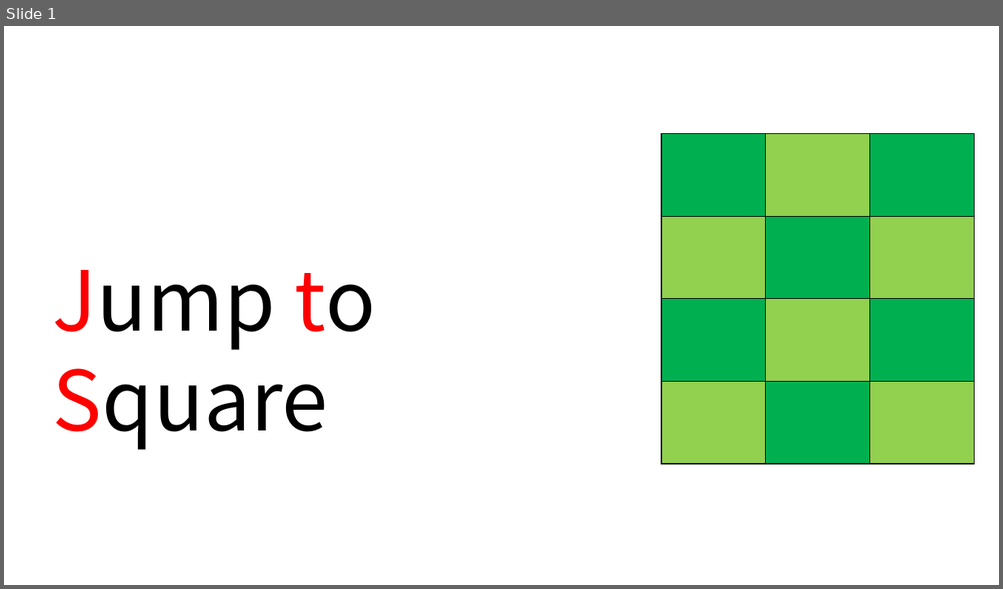
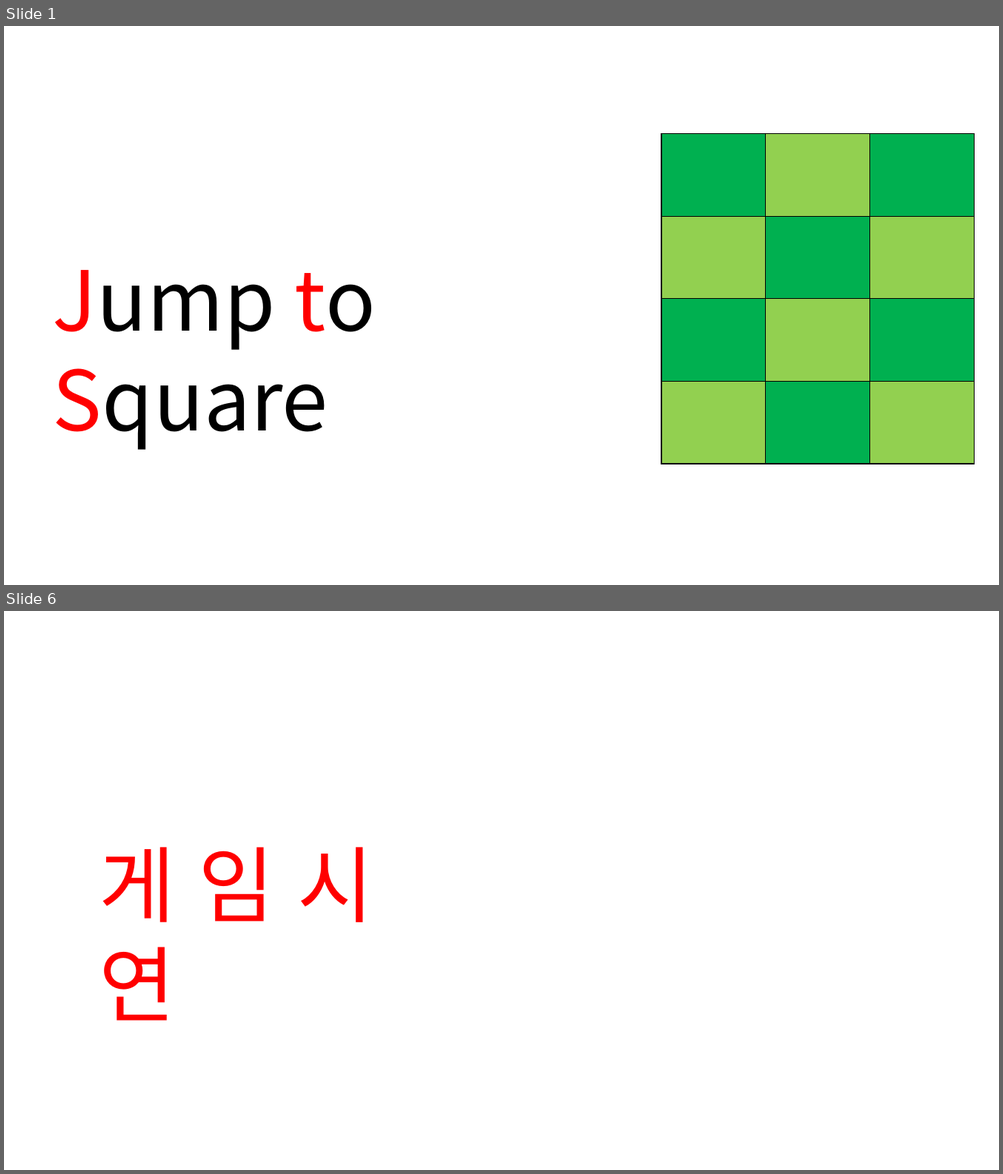
Before and after one commit to ssunine21/2DGP_2015180050, a slide deck: 2차발표자료.pptx. Shown one above the other, each under a label of ours: slide 1 before the commit, slides 1 and 6 after it; the slides between them are not shown. The pictures are 1003x589 and 1003x1174 pixels, drawn with LibreOffice and Linux fonts; fonts in the diff are those of the drawing. Boxes give left, top, right and bottom in pixels: in the first picture for what was removed or moved away, otherwise in the second. Text is boxed around its words. In the diff, an @@ line names an element or a change of style, - is before the commit and + after.

```diff
--- a/2차발표자료.pptx
+++ b/2차발표자료.pptx
@@ slide 6 added at [4, 611, 999, 1170], background #FFFFFF @@
@@ text added at [99, 847, 374, 1021], 80 pt, text #FF0000 @@
+게 임 시 연
```
Also in this commit, not shown: 3 slides changed, 1 other slide added, 4 slides removed, 49 other files.
